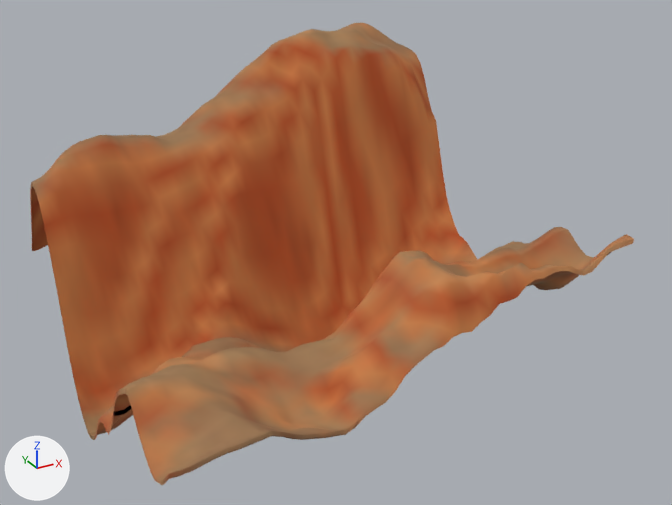
An edit to the glTF model public/desert-canyon/vista/terrain-038.glb, drawn before and after from the same camera.
Camera for both pictures: a 50 mm camera at (-332.0, -665.0, 473.0) aimed at (25.0, -17.0, 149.0). Every picture has the same lights, and +X, +Y and +Z are marked at lower left. The picture after the commit comes second. Vertices at exactly the same position are counted once.

The older version as bpy lines, for what is in view:
```python
me_mesh_0 = bpy.data.meshes.new('Mesh_0')
me_mesh_0.from_pydata(...)  # 2777 vertices, 5760 faces; spans x -192.0..192.0, y -192.0..192.0, z 0.0..311.0
me_mesh_0.materials.append(mat_material_0)
ob_terrain_038 = bpy.data.objects.new('terrain-038', me_mesh_0)
ob_terrain_038.location = (0.0, 0.0, 0.0)
```
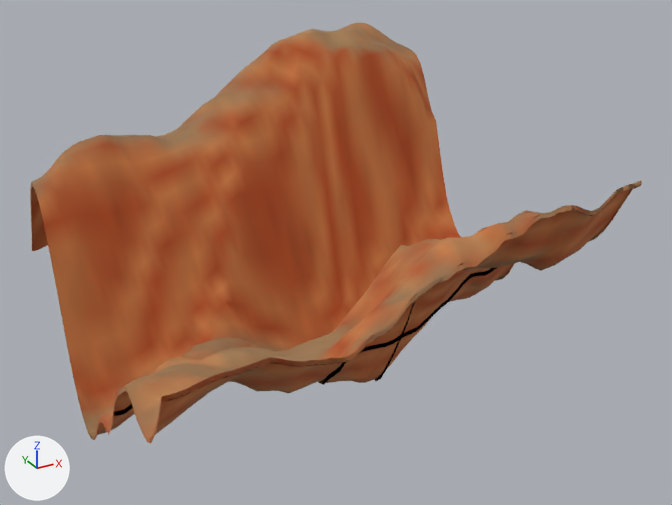
Boxes (x1, y1, x2, y2) around the edits, measured in the pictures (672 x 505 px; the box of a moved part takes in the faces that stretch with it):
'terrain-038', reshaped (9% shorter)
    before: (30, 23, 634, 485)
    after: (30, 23, 642, 443)
part 1 of me_mesh_0, moved or reshaped
    before: (121, 234, 634, 485)
    after: (121, 181, 642, 432)
part 2 of me_mesh_0, recoloured
    before: (119, 227, 611, 485)
    after: (119, 186, 639, 443)

What the commit changed:
me_mesh_0 is used by ob_terrain_038; location (0.0, 0.0, 0.0).
me_mesh_0 had 2777 vertices, 5760 faces and spanned x -192.0..192.0, y -192.0..192.0, z 0.0..311.0.
me_mesh_0 now has 3209 vertices, 6480 faces and spans x -192.0..192.0, y -192.0..192.0, z 0.0..311.0.
me_mesh_0 part 1: 523 vertices moved from x -192.0..192.0, y -192.0..-104.0, z 83.0..193.0 to x -192.0..192.0, y -192.0..-104.0, z 108.0..236.0; 157 vertices removed from x -192.0..192.0, y -192.0..-104.0, z 94.0..192.0; 349 vertices added at x -192.0..192.0, y -192.0..-104.0, z 114.0..240.0.
me_mesh_0 part 2: 867 kept faces spanning x -192.0..192.0, y -192.0..-88.0, z 103.0..236.0 get new vertex colours.
Other edits to the shape of me_mesh_0 do not show in these pictures.
